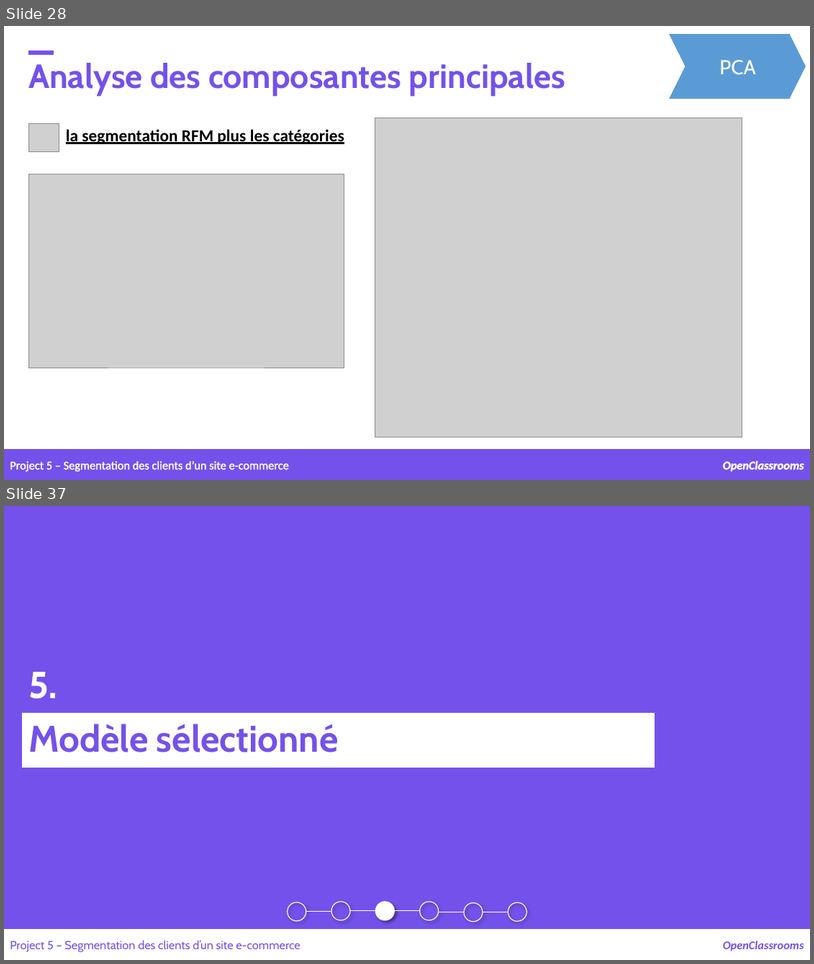
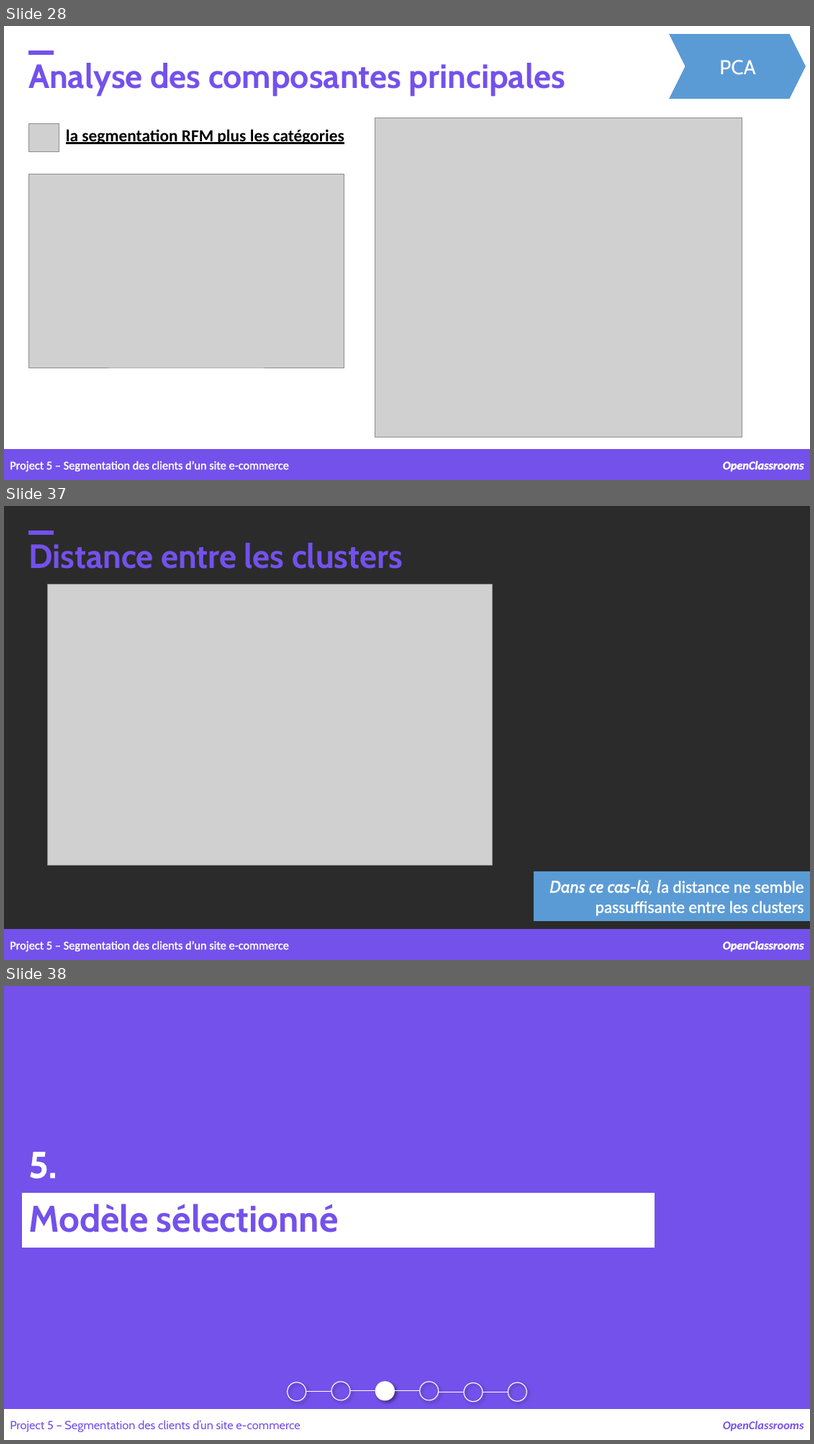
Before and after one commit to samirhinojosa/OC-P5-segment-customers-of-website, a slide deck: supports/P5_presentation v3.pptx. Shown one above the other, each under a label of ours: slides 28 and 37 before the commit, slides 28, 37 and 38 after it; the slides between them are not shown. The pictures are 814x964 and 814x1444 pixels, drawn with LibreOffice and Linux fonts; fonts in the diff are those of the drawing; grey boxes stand for pictures; background and template pictures are left out; a plain dark background stands for a picture behind light text. Boxes give left, top, right and bottom in pixels: in the first picture for what was removed or moved away, otherwise in the second. Text is boxed around its words. In the diff, an @@ line names an element or a change of style, - is before the commit and + after.

```diff
--- a/supports/P5_presentation v3.pptx
+++ b/supports/P5_presentation v3.pptx
@@ slide 37 added at [4, 506, 810, 960], background picture (left out) @@
@@ text added at [28, 543, 403, 569], 40 pt, text #7451EB, bold @@
+Distance entre les clusters
@@ rectangle added at [28, 530, 53, 534], fill #7451EB, outline #7451EB 1 pt @@
@@ picture added at [47, 584, 492, 865] @@
@@ rectangle added at [535, 871, 810, 921], fill #5B9BD5, outline #5B9BD5 1 pt @@
@@ text added at [550, 880, 805, 916], 20 pt, text #FFFFFF @@
+Dans ce cas-là, la distance ne semble passuffisante entre les clusters
@@ rectangle added at [4, 929, 810, 960], fill #7451EB, outline #7451EB 1 pt @@
@@ text added at [10, 941, 289, 952], 14 pt, text #FFFFFF @@
+Project 5 – Segmentation des clients d’un site e-commerce
@@ text added at [723, 940, 805, 951], 14 pt, text #FFFFFF, bold, italic @@
+OpenClassrooms
@@ what was slide 37 is now slide 38 @@
```
Also in this commit, not shown: 12 slides changed, 4 other files.
